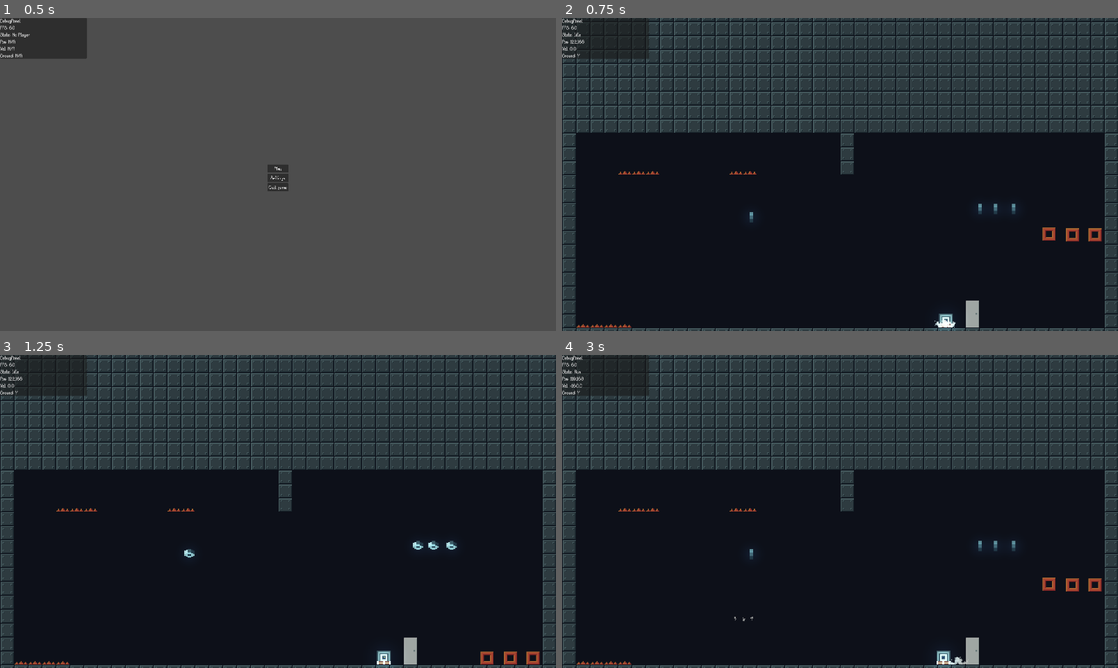
Above: before the commit, frames 1-4 (two rows, left to right).
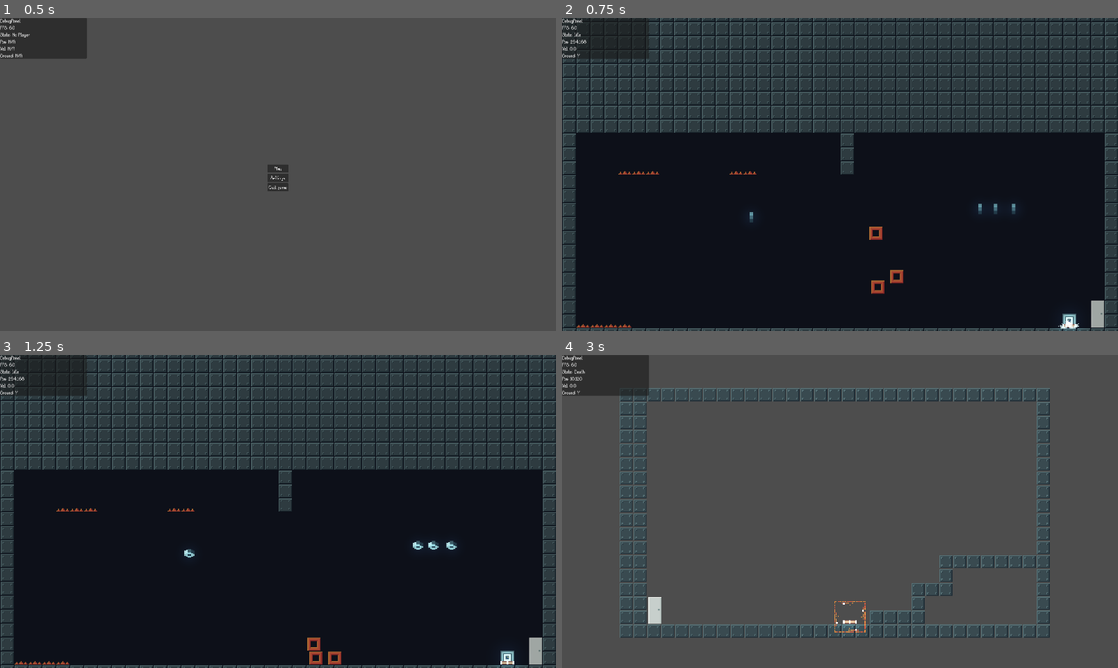
Above: after the commit, the same moments.

Repository: LeZellus/pistonprecision
Game: Godot game, scene res://scenes/worlds/MainScene.tscn
The game is run twice, just before and just after one commit, with the same random seed, the same clock (stepped at 60 frames per second) and the same inputs.
Inputs:
- Up to frame 1 (0.5 s): no input
- Up to frame 2 (0.75 s): click "Play" at 0.5 s
- Up to frame 3 (1.25 s): no input
- Up to frame 4 (3 s): tap Enter (ui_accept) at 1.25 s; hold D (move_right) 1.28-2.78 s; tap Space (jump) at 1.52, 2.27 s; hold A (move_left) from 2.78 s (still down)

Frame 1 is identical in both runs. In frame 2, 1.2% of the frame differs, in the area x 1-98%, y 6-100%; in frame 3, 1.1%; in frame 4, 88%, in the area x 0-100%, y 0-100%.

Commit message:
fix spawn point

Diff:
--- a/scenes/objects/Door.tscn
+++ b/scenes/objects/Door.tscn
@@ -19,6 +19,3 @@
 texture = ExtResource("2_wvwiw")
 region_enabled = true
 region_rect = Rect2(0, 0, 16, 32)
-
-[node name="SpawnPoint" type="Marker2D" parent="."]
-position = Vector2(-30, 0)
--- a/scenes/worlds/world_01/room_01.tscn
+++ b/scenes/worlds/world_01/room_01.tscn
@@ -33,13 +33,13 @@
 position = Vector2(161, 40)
 
 [node name="PushableObject" parent="." instance=ExtResource("1_ku13x")]
-position = Vector2(293, 51)
+position = Vector2(41, 49)
 
 [node name="PushableObject2" parent="." instance=ExtResource("1_ku13x")]
-position = Vector2(267, 51)
+position = Vector2(65, 99)
 
 [node name="PushableObject3" parent="." instance=ExtResource("1_ku13x")]
-position = Vector2(240, 50)
+position = Vector2(43, 111)
 
 [node name="TileMapLayer" type="Node" parent="."]
 
@@ -55,7 +55,7 @@
 tile_map_data = PackedByteArray("AAD4////AAAAAAAAAAD5////AAAAAAAAAADw////AAAAAAAAAADx////AAAAAAAAAADy////AAAAAAAAAADt/woAAAAAAAAAAADu/woAAAAAAAAAAADv/woAAAAAAAAAAADw/woAAAAAAAAAAAA=")
 
 [node name="Door" parent="." instance=ExtResource("6_eerqf")]
-position = Vector2(152, 160)
+position = Vector2(296, 160)
 door_id = "room_01_right"
 target_door_id = "room_02_left"
 is_default_spawn = true
--- a/scenes/worlds/world_01/room_02.tscn
+++ b/scenes/worlds/world_01/room_02.tscn
@@ -27,8 +27,9 @@
 [node name="Doors" type="Node" parent="."]
 
 [node name="Door" parent="Doors" instance=ExtResource("5_jwnet")]
-position = Vector2(-102, 112)
+position = Vector2(-215, 112)
 target_room_id = "room_01"
 door_id = "room_02_left"
 target_door_id = "room_01_right"
 is_default_spawn = true
+spawn_side = 1
--- a/scripts/objects/Door.gd
+++ b/scripts/objects/Door.gd
@@ -11,10 +11,14 @@
 @export var target_door_id: String = ""
 @export var is_default_spawn: bool = false
 
+# === SPAWN POSITION ===
+enum SpawnSide { LEFT, RIGHT }
+@export var spawn_side: SpawnSide = SpawnSide.LEFT
+@export var spawn_distance: float = 24.0  # Distance du bord de la door
+
 # === COMPONENTS ===
 @onready var sprite: Sprite2D = $Sprite2D
 @onready var collision: CollisionShape2D = $CollisionShape2D
-@onready var spawn_point: Marker2D = $SpawnPoint  # Point de spawn
 
 # === DOOR STATES ===
 var is_open: bool = false
@@ -32,14 +36,10 @@
 		door_id = name.to_lower()
 		print("Door: Auto-generated door_id = %s" % door_id)
 
-	# Vérifier que le SpawnPoint existe
-	if not spawn_point:
-		print("ATTENTION: Door '%s' n'a pas de SpawnPoint enfant!" % door_id)
-
 	# État initial
 	_update_door_visual()
 
-	print("Door '%s' initialisée - target_room: %s, target_door: %s, default: %s" % [door_id, target_room_id, target_door_id, is_default_spawn])
+	print("Door '%s' initialisée - target_room: %s, target_door: %s, default: %s, spawn: %s" % [door_id, target_room_id, target_door_id, is_default_spawn, SpawnSide.keys()[spawn_side]])
 
 func _update_door_visual():
 	if not sprite:
@@ -105,16 +105,24 @@
 
 # === SPAWN POSITION ===
 func get_spawn_position() -> Vector2:
-	"""Retourne la position du SpawnPoint"""
-	if spawn_point:
-		var pos = spawn_point.global_position
-		print("Door '%s': spawn à la position du SpawnPoint %v" % [door_id, pos])
-		return pos
-	else:
-		# Fallback si pas de SpawnPoint
-		var fallback_pos = global_position
-		print("Door '%s': ATTENTION - Pas de SpawnPoint, utilisation position door %v" % [door_id, fallback_pos])
-		return fallback_pos
+	"""Calcule la position de spawn selon le côté choisi"""
+	var base_position = global_position
+
+	# Calculer l'offset selon le côté
+	# Door = 16px large, 32px haute, origine au centre
+	# Bords: gauche=-8, droite=+8, bas=+16
+	var offset = Vector2.ZERO
+	match spawn_side:
+		SpawnSide.LEFT:
+			# Bord gauche de la door (-8) - distance de spawn, au niveau du sol (+16)
+			offset = Vector2(-8 - spawn_distance, 16)
+		SpawnSide.RIGHT:
+			# Bord droit de la door (+8) + distance de spawn, au niveau du sol (+16)
+			offset = Vector2(8 + spawn_distance, 16)
+
+	var final_pos = base_position + offset
+	print("Door '%s': spawn %s à %v (door=%v + offset=%v)" % [door_id, SpawnSide.keys()[spawn_side], final_pos, base_position, offset])
+	return final_pos
 
 # === API PUBLIQUE ===
 func unlock():
